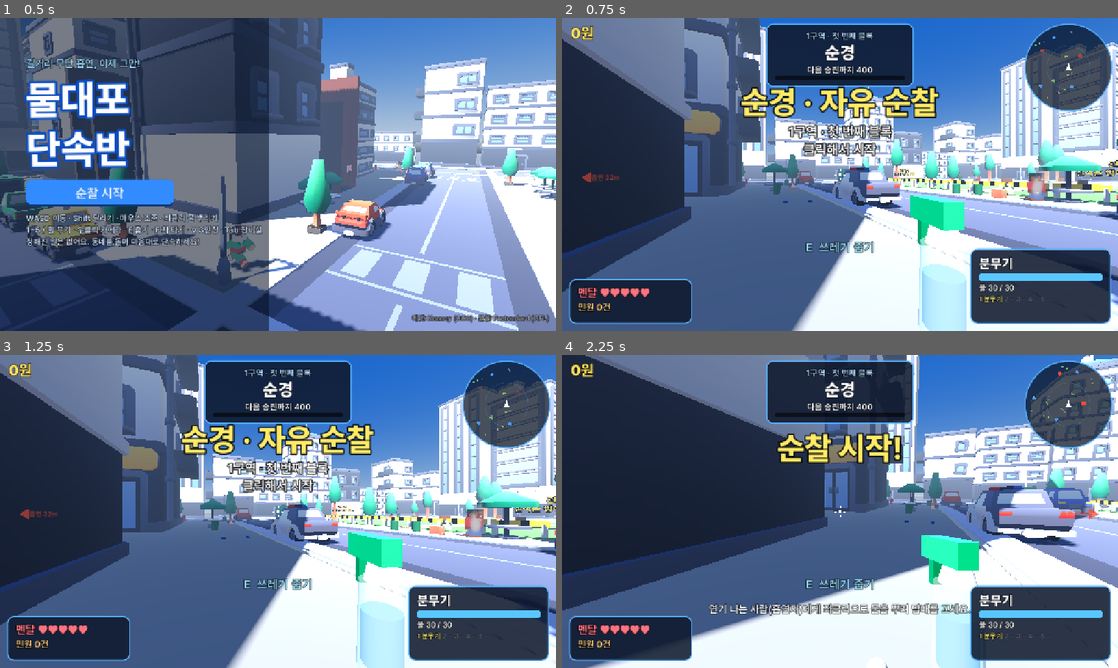
Above: before the commit, frames 1-4 (two rows, left to right).
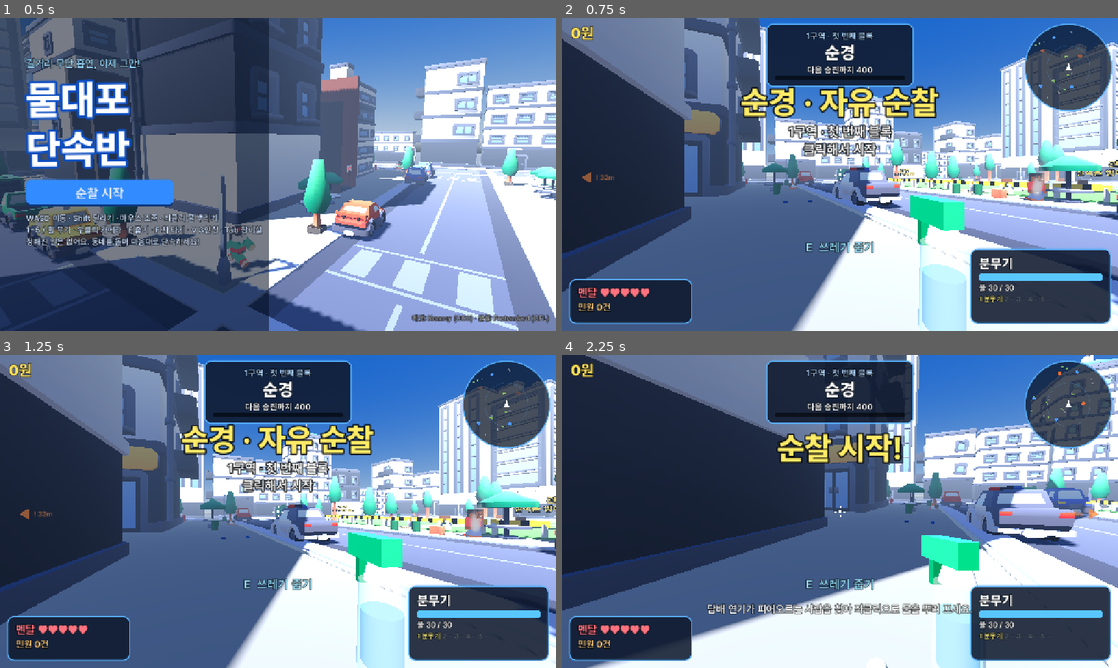
Above: after the commit, the same moments.

Repository: Gammja17/SmokeBuster
Game: Godot game, scene res://scenes/title.tscn
Two runs of this game, one before a commit and one after it. Both use one fixed random seed, a clock stepped at 60 frames per second and the inputs below.
Inputs (mouse positions are in pixels of both pictures, inside the frame that each line leads up to):
- Up to frame 1 (0.5 s): no input
- Up to frame 2 (0.75 s): click "순찰 시작" at 0.5 s
- Up to frame 3 (1.25 s): no input
- Up to frame 4 (2.25 s): tap Enter (ui_accept) at 1.25, 1.52 s; move the mouse to (962, 495) at 1.27 s; hold D 1.28-2.03 s; tap F at 1.35, 2.1 s; click (962, 495) at 1.42 s; move the mouse to (812, 511) at 2.02 s; hold W from 2.03 s (still down)

Frame 1 is identical in both runs. In frame 2, 0.1% of the frame differs, in the area x 3-94%, y 10-53%; in frame 3, 0.1%; in frame 4, 1.3%, in the area x 26-97%, y 5-84%.

Commit message:
차에서 F로 못 내리던 버그 수정, 머리 위 글씨 없애고 행동으로 알아보기
- 운전 중 F: 플레이어 입력이 꺼져 있어 무시되던 것 -> 월드에서 처리, 같은 키가 두 번 처리되지 않게 소비
- 흡연중/무단투기/도둑!/불법주차/음주운전 의심 등 머리 위 글씨 삭제 (골초왕만 남김)
- 레이더/화면 가장자리 화살표: 종류 이름/색 없이 ! 와 거리만
- 불법업소 합선 %는 물을 맞기 시작할 때만
- 테스트: 실제 F 키 이벤트로 타고 내리기 반복 확인

Co-Authored-By: Claude Opus 5.5 <noreply@anthropic.com>

Diff:
--- a/scripts/npc/npc.gd
+++ b/scripts/npc/npc.gd
@@ -47,11 +47,9 @@
 	"hit_by_car": ["으악!", "운전 똑바로 해요!!", "사람 쳤어!!"],
 }
 const SPLAT := ["철퍽!", "촥!", "쏴아!", "푸확!", "첨벙!"]
-## 머리 위 글씨. 담배 피는 사람은 글씨 대신 연기로 알아본다.
-const LABELS := {
-	"boss": "골초왕", "litter": "무단투기", "jaywalker": "무단횡단!", "teen_drinker": "미성년 음주",
-	"victim": "학폭 현장!", "fighter": "싸움!", "tagger": "낙서 중", "pee": "노상방뇨",
-}
+## 머리 위 글씨는 없다. 연기, 쓰레기 버리기, 스프레이, 가방 들고 뛰기 같은 행동으로 알아본다.
+## (골초왕만 이름표)
+const LABELS := {"boss": "골초왕"}
 
 var kind := "ped"
 var city: CityBuilder
@@ -952,9 +950,6 @@
 	(_bag as MeshInstance3D).mesh = bm
 	hand[0].add_child(_bag)
 	_bag.position = hand[1]
-	_label = _make_label(Game.TASKS.thief.color, 44)
-	_label.position.y = _head_y() + 0.3
-	_label.text = "도둑!"
 	_escape_t = 0.0
 	_to_node = -1
 	_set_state(State.FLEE)
--- a/scripts/player/player.gd
+++ b/scripts/player/player.gd
@@ -108,6 +108,8 @@
 			if id in Game.owned:
 				equip(id)
 		elif k == KEY_F:
+			# 같은 키가 월드(운전 중 내리기)까지 가서 바로 다시 내리지 않게 여기서 끝낸다
+			get_viewport().set_input_as_handled()
 			interact_vehicle.emit()
 		elif k == KEY_V:
 			set_third_person(not third_person)
--- a/scripts/ui/indicators.gd
+++ b/scripts/ui/indicators.gd
@@ -39,9 +39,8 @@
 		var t: float = min(abs(rect.size.x / 2 / dir.x) if dir.x != 0 else INF, abs(rect.size.y / 2 / dir.y) if dir.y != 0 else INF)
 		var pos := center + dir * t
 		var a := 1.0 - dist / RANGE * 0.6
-		var col: Color = Game.TASKS[n.task()].color
-		col.a = a
+		var col := Color(1, 0.55, 0.25, a)
 		var tip := pos + dir * 16
 		var side := dir.orthogonal() * 12
 		draw_colored_polygon(PackedVector2Array([tip, pos - dir * 6 + side, pos - dir * 6 - side]), col)
-		draw_string(get_theme_default_font(), pos - dir * 40 - Vector2(45, -6), "%s %dm" % [Game.TASKS[n.task()].short, int(dist)], HORIZONTAL_ALIGNMENT_CENTER, 90, 16, col)
+		draw_string(get_theme_default_font(), pos - dir * 40 - Vector2(45, -6), "! %dm" % int(dist), HORIZONTAL_ALIGNMENT_CENTER, 90, 16, col)
--- a/scripts/ui/radar.gd
+++ b/scripts/ui/radar.gd
@@ -33,10 +33,9 @@
 	for n in get_tree().get_nodes_in_group("incident"):
 		if not n.is_active_incident():
 			continue
-		var col: Color = Game.TASKS[n.task()].color
-		col.a = blink
+		var col := Color(1, 0.45, 0.2, blink)
 		var big: bool = n is Npc and n.kind == "boss"
-		var size := 8.0 if big or n.task() in ["shop", "drunk", "bully"] else 5.0
+		var size := 7.0 if big else 4.5
 		_dot(c, r, p, yaw, n.global_position, col, size, true)
 	# 플레이어 화살표
 	draw_colored_polygon(PackedVector2Array([c + Vector2(0, -9), c + Vector2(6, 6), c + Vector2(-6, 6)]), Color(1, 1, 1))
--- a/scripts/world/illegal_parking.gd
+++ b/scripts/world/illegal_parking.gd
@@ -44,6 +44,7 @@
 	tw.tween_callback(func(): for b in _blinkers: b.visible = not b.visible)
 	tw.tween_interval(0.45)
 	_label = Label3D.new()
+	_label.visible = false
 	_label.font = load("res://assets/fonts/Pretendard-ExtraBold.otf")
 	_label.text = "불법주차"
 	_label.font_size = 56
@@ -81,6 +82,7 @@
 		return
 	done = true
 	remove_from_group("incident")
+	_label.visible = true
 	_label.text = "견인합니다!"
 	_label.modulate = Color(0.6, 1, 0.6)
 	resolved.emit(self, "parking")
--- a/scripts/world/illegal_shop.gd
+++ b/scripts/world/illegal_shop.gd
@@ -60,7 +60,7 @@
 	_power_label.billboard = BaseMaterial3D.BILLBOARD_ENABLED
 	_power_label.position = Vector3(0, 5.5, 0.4)
 	_power_label.modulate = Color(1, 0.9, 0.4)
-	_power_label.text = "불법영업 · 간판에 물을 뿌려 합선!"
+	_power_label.visible = false   # 물을 맞기 시작하면 합선 % 가 보인다
 	add_child(_power_label)
 
 	# 스피커 두 개
@@ -180,6 +180,7 @@
 		_spark_cd = 0.35
 		_sparks.restart()
 		Sfx.play_at("spark", incident_pos(), -4.0, randf_range(0.9, 1.2))
+	_power_label.visible = true
 	var pct := int(clamp(power / need, 0.0, 1.0) * 100)
 	_power_label.text = "합선까지 %d%%" % pct
 	_power_label.modulate = Color(1, 0.9, 0.4).lerp(Color(1, 0.3, 0.2), 1.0 - pct / 100.0)
--- a/scripts/world/traffic_car.gd
+++ b/scripts/world/traffic_car.gd
@@ -23,7 +23,6 @@
 var _cur_speed := 0.0
 var _honk_cd := 0.0
 var _t := 0.0
-var _label: Label3D
 var _stopped := false
 
 
@@ -65,16 +64,6 @@
 
 	if drunk:
 		add_to_group("incident")
-		_label = Label3D.new()
-		_label.font = load("res://assets/fonts/Pretendard-ExtraBold.otf")
-		_label.text = "비틀비틀 (음주운전 의심)"
-		_label.font_size = 56
-		_label.pixel_size = 0.008
-		_label.outline_size = 12
-		_label.modulate = Game.TASKS.drunk.color
-		_label.billboard = BaseMaterial3D.BILLBOARD_ENABLED
-		_label.position.y = 3.4
-		add_child(_label)
 		speed = 10.0
 	if police:
 		var light := OmniLight3D.new()
@@ -160,8 +149,7 @@
 	done = true
 	_stopped = true
 	remove_from_group("incident")
-	_label.text = "신고 접수! 경찰 출동"
-	_label.modulate = Color(0.6, 1, 0.6)
+	Popups.text(self, global_position + Vector3.UP * 3.0, "신고 접수! 경찰 출동", Color(0.6, 1, 0.6), 72, 1.0, 2.0)
 	resolved.emit(self, "drunk")
 	# 뒤에서 경찰차가 와서 세운다
 	var cop := TrafficCar.new()
--- a/scripts/world/world.gd
+++ b/scripts/world/world.gd
@@ -8,10 +8,10 @@
 const STREAK_NAMES := ["", "", "더블!", "트리플!", "물벼락!", "싹쓸이!!", "동네 평화!!!"]
 const CHEERS := ["속이 다 시원하네!", "잘한다!", "역시 단속반!", "오오~", "멋져요!", "그렇지!"]
 const HINTS := [
-	"연기 나는 사람(흡연자)에게 좌클릭으로 물을 뿌려 담배를 끄세요.",
+	"담배 연기가 피어오르는 사람을 찾아 좌클릭으로 물을 뿌려 끄세요.",
 	"길에 떨어진 쓰레기는 가까이 가서 E로 주워요.",
-	"오른쪽 위 레이더의 색 점이 사건이에요. 화면 가장자리 화살표도 따라가 보세요.",
-	"행인이나 학생에게 물을 뿌리면 민원(-20원)! 학생 비행은 우클릭 카메라로 찍어 신고해요.",
+	"레이더의 깜빡이는 점과 화면 가장자리 ! 는 수상한 사람이에요. 가서 뭘 하는지 직접 보세요.",
+	"아무 잘못 없는 행인에게 뿌리면 민원(-20원)! 가방 멘 학생의 비행은 우클릭 카메라로 찍어 신고.",
 	"뛰는 사람 앞 바닥에 물을 깔아두면 미끄러져요.",
 	"길가 순찰차에 다가가 F로 타요. 운전 중 H는 사이렌, F로 내려요.",
 	"V로 3인칭 시점! 전력질주하다 문제아에게 부딪히면 태클로 잡아요.",
@@ -155,6 +155,10 @@
 				_close_shop()
 			else:
 				_open_shop()
+		elif event.keycode == KEY_F and vehicle and not pause.visible and not shop_layer.visible:
+			# 운전 중엔 플레이어 입력이 꺼져 있어서 여기서 내린다
+			get_viewport().set_input_as_handled()
+			_toggle_vehicle()
 
 
 func _notification(what: int) -> void:
@@ -400,7 +404,7 @@
 	n.shout.connect(func(who, text):
 		hud.add_feed(text, Color(1, 0.4, 0.35))
 		if text == "도둑이야!!" and who.global_position.distance_to(player.global_position) < 45.0:
-			hud.banner("도둑이야!!", "복면 쓴 소매치기를 쫓아가 잡으세요", 1.8))
+			hud.banner("도둑이야!!", "가방 들고 뛰어가는 사람을 쫓아가 잡으세요", 1.8))
 	return n
 
 
--- a/tools/test_play.gd
+++ b/tools/test_play.gd
@@ -24,6 +24,20 @@
 	var flat := Vector3(target.x, player.global_position.y, target.z)
 	player.look_at(flat, Vector3.UP)
 	player.camera.look_at(target, Vector3.UP)
+
+
+func press(key: Key) -> void:
+	## 진짜 키 입력처럼 이벤트를 흘려보낸다
+	var e := InputEventKey.new()
+	e.keycode = key
+	e.physical_keycode = key
+	e.pressed = true
+	Input.parse_input_event(e)
+	var r := InputEventKey.new()
+	r.keycode = key
+	r.physical_keycode = key
+	r.pressed = false
+	Input.parse_input_event(r)
 
 
 func _place_front(player, n, dist: float) -> void:
@@ -218,9 +232,9 @@
 	var car = cars[0]
 	player.global_position = car.global_position + Vector3(2.0, 0, 0)
 	await frames(3)
-	world._toggle_vehicle()
-	await frames(3)
-	check(world.vehicle == car and not player.visible, "F로 순찰차 탑승")
+	press(KEY_F)
+	await frames(5)
+	check(world.vehicle == car and not player.visible, "F 키로 순찰차 탑승")
 	var target = world._new_npc("normal")
 	target.position = car.global_position - car.global_basis.z * 9.0
 	target.position.y = 0.1
@@ -233,9 +247,15 @@
 		if target.done:
 			break
 	check(target.done, "차로 들이받아 검거")
-	world._toggle_vehicle()
-	await frames(3)
-	check(world.vehicle == null and player.visible and player.input_enabled, "F로 하차")
+	press(KEY_F)
+	await frames(5)
+	check(world.vehicle == null and player.visible and player.input_enabled, "F 키로 하차")
+	press(KEY_F)
+	await frames(5)
+	check(world.vehicle == car, "다시 F 키로 탑승")
+	press(KEY_F)
+	await frames(5)
+	check(world.vehicle == null, "다시 F 키로 하차")
 
 	# ---- 물리 소품이 물에 밀린다
 	var prop: RigidBody3D = null
